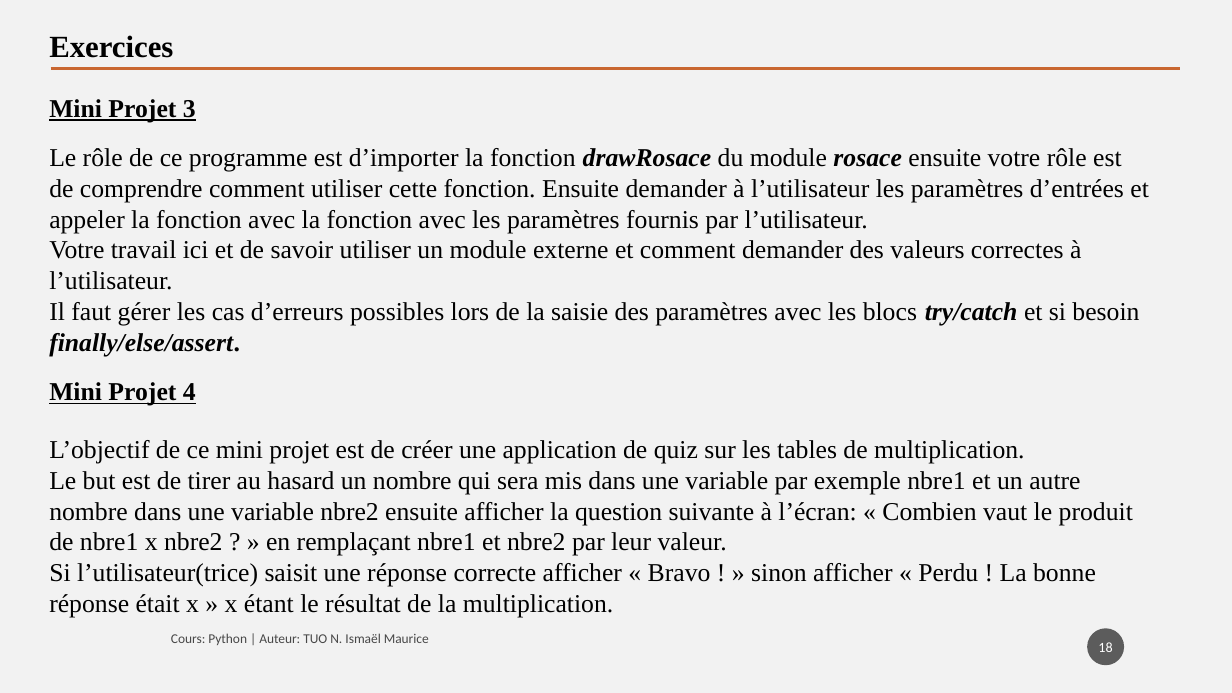
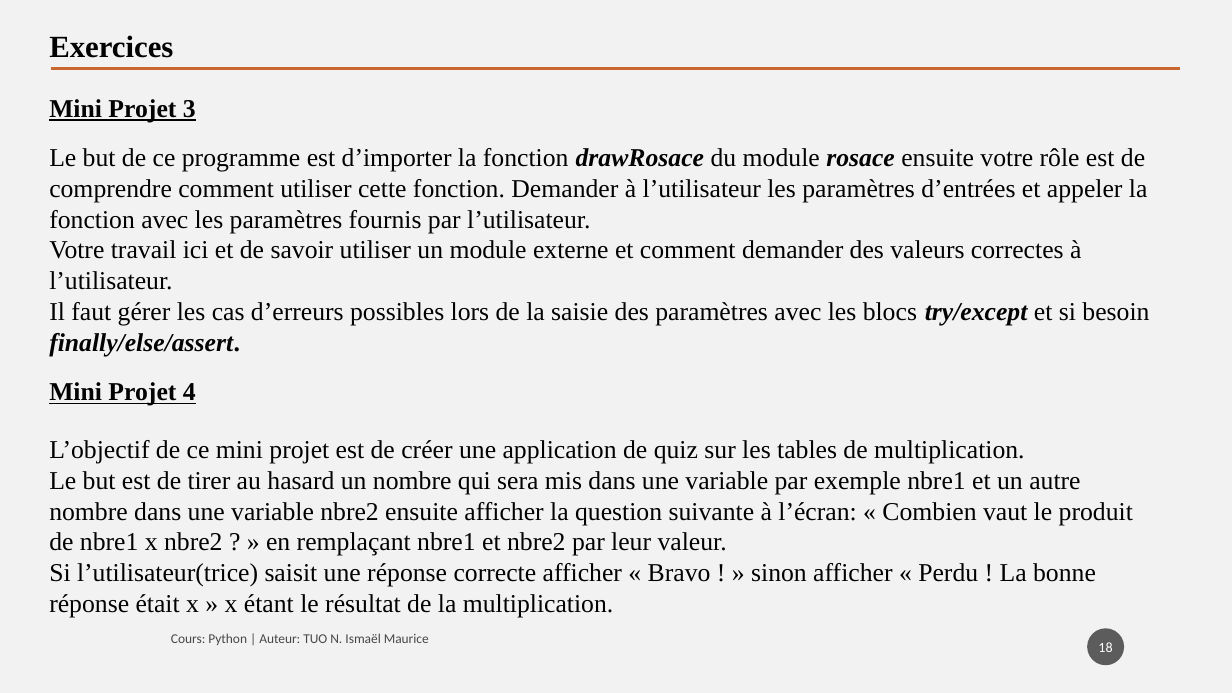
Before and after one commit to tisma95/cours-python, a slide deck: slide 18 of source/Chapitre 7 - Les exceptions.pptx. Drawn at 1232x693 pixels with LibreOffice and Linux fonts; fonts in the diff are those of the drawing. Boxes give left, top, right and bottom in pixels: in the first picture for what was removed or moved away, otherwise in the second. Text is boxed around its words. In the diff, an @@ line names an element or a change of style, - is before the commit and + after.

```diff
--- a/source/Chapitre 7 - Les exceptions.pptx
+++ b/source/Chapitre 7 - Les exceptions.pptx
@@ text at (49, 148, 1147, 233): text changed @@
-Le rôle de ce programme est d’importer la fonction drawRosace du module rosace ensuite votre rôle est de comprendre comment utiliser cette fonction. Ensuite demander à l’utilisateur les paramètres d’entrées et appeler la fonction avec la fonction avec les paramètres fournis par l’utilisateur.
+Le but de ce programme est d’importer la fonction drawRosace du module rosace ensuite votre rôle est de comprendre comment utiliser cette fonction. Demander à l’utilisateur les paramètres d’entrées et appeler la fonction avec les paramètres fournis par l’utilisateur.
@@ text at (49, 302, 1149, 356): text changed @@
-Il faut gérer les cas d’erreurs possibles lors de la saisie des paramètres avec les blocs try/catch et si besoin finally/else/assert.
+Il faut gérer les cas d’erreurs possibles lors de la saisie des paramètres avec les blocs try/except et si besoin finally/else/assert.
```
Also in this commit, not shown: 11 other slides changed, 2 other files.
